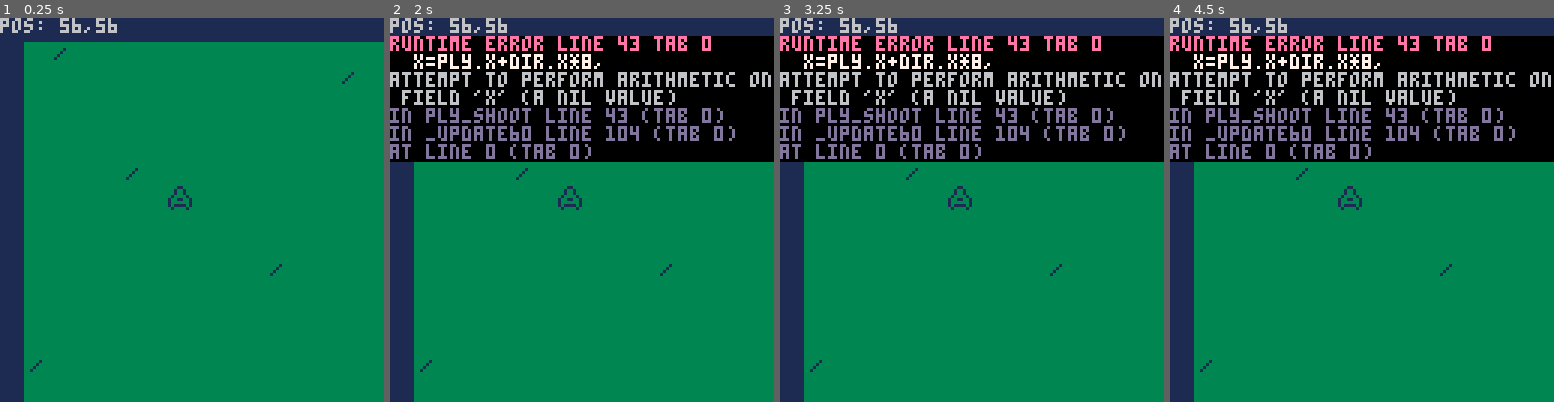
Above: before the commit, frames 1-4 (left to right).
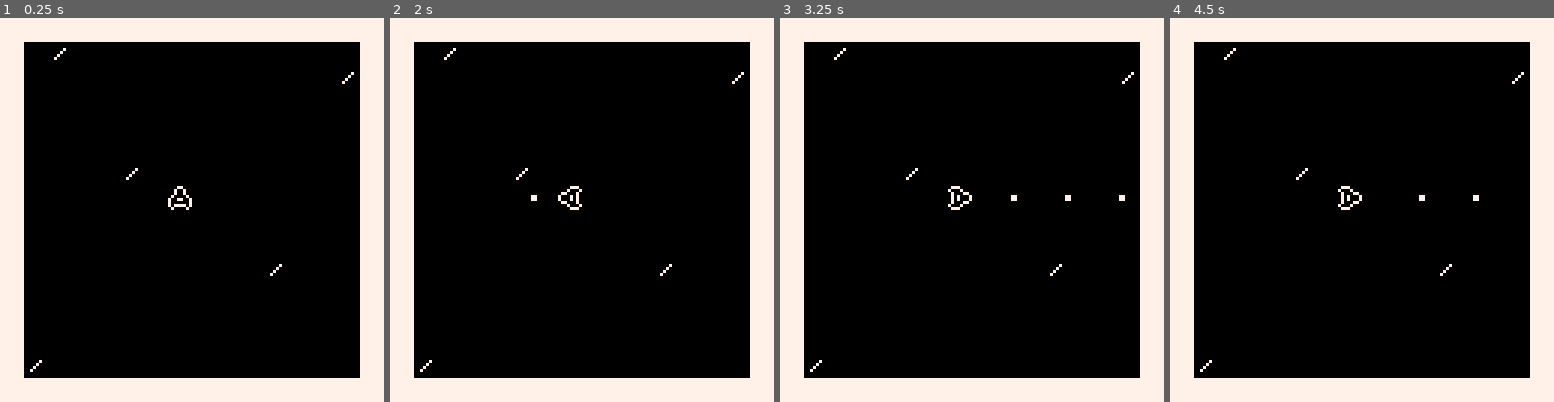
Above: after the commit, the same moments.

Repository: dresseswithpockets/bitjam3
Game: PICO-8 cartridge game.p8
The game is run twice, just before and just after one commit, with the same random seed, the same clock (stepped at 60 frames per second) and the same inputs.
Inputs:
- Up to frame 1 (0.25 s): no input
- Up to frame 2 (2 s): tap O (Z key) at 0.33, 0.7, 1.43 s; tap X (X key) at 1.07 s; hold Left from 1.97 s (still down)
- Up to frame 3 (3.25 s): tap X (X key) every 0.33 s from 2.07 to 3.07 s; tap O (Z key) at 2.22, 3.1 s; release Left at 2.37 s; hold Down 2.42-2.82 s; hold Right from 2.87 s (still down)
- Up to frame 4 (4.5 s): tap X (X key) every 0.33 s from 3.4 to 4.4 s; release Right at 3.53 s; hold Up 3.58-4.08 s; tap O (Z key) at 3.98 s; hold Right from 4.13 s (still down)

The runs differ from the first frame. In frame 1, 100% of the frame differs, in the area x 0-100%, y 0-100%; in frame 2, 79%; in frame 3, 79%; in frame 4, 79%.
Error before the commit: runtime error line 43 tab 0; x=ply.x+dir.x*8,; attempt to perform arithmetic on field 'x' (a nil value)

Commit message:
update palette and fix collision

Diff:
--- a/game.p8
+++ b/game.p8
@@ -43,8 +43,8 @@
 function ply_shoot()
 	dir=ply.shoot_dir
 	bullet={
-		x=ply.x+dir.x*8,
-		y=ply.y+dir.y*8,
+		x=pixel_x(ply)+dir.x*8,
+		y=pixel_y(ply)+dir.y*8,
 		spd={
 			x=dir.x*spd_bullet,
 			y=dir.y*spd_bullet,
@@ -62,8 +62,56 @@
  return ent.cy*8+ent.ry*8
 end
 
+function move_ply()
+ --
+ -- horizontal
+ ply.rx+=ply.dx
+ local cx,cy=room.t.coord(ply.cx+1,ply.cy)
+ if fget(mget(cx,cy),7) and ply.rx>0 then
+  ply.dx=0
+  ply.rx=0
+ end
+ local cx,cy=room.t.coord(ply.cx-1,ply.cy)
+ if fget(mget(cx,cy),7) and ply.rx<0 then
+  ply.dx=0
+  ply.rx=0
+ end
+	while ply.rx>1 do
+	 ply.rx-=1
+	 ply.cx+=1
+	end
+	while ply.rx<0 do
+	 ply.rx+=1
+	 ply.cx-=1
+	end
+
+	--
+	-- vertical
+	ply.ry+=ply.dy
+ local cx,cy=room.t.coord(ply.cx,ply.cy+1)
+	if fget(mget(cx,cy),7) and ply.ry>0 then
+  ply.dy=0
+  ply.ry=0
+ end
+ local cx,cy=room.t.coord(ply.cx,ply.cy-1)
+ if fget(mget(cx,cy),7) and ply.ry<0 then
+  ply.dy=0
+  ply.ry=0
+ end
+	while ply.ry>1 do
+	 ply.ry-=1
+	 ply.cy+=1
+	end
+	while ply.ry<0 do
+	 ply.ry+=1
+	 ply.cy-=1
+	end
+end
+
 function _init()
 	poke(0x5f2d,0x1)
+	palt(6, true)
+	palt(0, false)
 
  local plan=floor_plans[1]
  floor=floor_from_plan(plan)
@@ -116,10 +164,10 @@
 	 -- remove bullets which are
 	 -- beyond the bounds of the
 	 -- play field
- 	if bullet.x<-64 or
- 	 	bullet.x>194 or
- 	 	bullet.y<-64 or
- 	 	bullet.y>194 then
+ 	if bullet.x<-500 or
+ 	 	bullet.x>500 or
+ 	 	bullet.y<-500 or
+ 	 	bullet.y>500 then
  		add(remove_bullets,bullet)
  	end
  end
@@ -139,41 +187,7 @@
 	ply.dy=move_wish.y*use_spd
 
 	-- updating player pos from vel
-	ply.rx+=ply.dx
- if fget(mget(ply.cx+1,ply.cy),7) and ply.rx>1 then
-  ply.dx=0
-  ply.rx=1
- end
- if fget(mget(ply.cx-1,ply.cy),7) and ply.rx<0 then
-  ply.dx=0
-  ply.rx=0
- end
-	while ply.rx>1 do
-	 ply.rx-=1
-	 ply.cx+=1
-	end
-	while ply.rx<0 do
-	 ply.rx+=1
-	 ply.cx-=1
-	end
-
-	ply.ry+=ply.dy
-	if fget(mget(ply.cx,ply.cy+1),7) and ply.ry>1 then
-  ply.dy=0
-  ply.ry=1
- end
- if fget(mget(ply.cx,ply.cy-1),7) and ply.ry<0 then
-  ply.dy=0
-  ply.ry=0
- end
-	while ply.ry>1 do
-	 ply.ry-=1
-	 ply.cy+=1
-	end
-	while ply.ry<0 do
-	 ply.ry+=1
-	 ply.cy-=1
-	end
+	move_ply()
 
 	--room.t.collide(room.t, ply)
 
@@ -204,7 +218,7 @@
 end
 
 function _draw()
-	cls(1)
+	cls(0)
 	camera(scroll_x-64, scroll_y-64)
 
 	room.t.draw()
@@ -223,9 +237,6 @@
 	for _,bullet in ipairs(bullets) do
 		spr(spr_bullet,bullet.x,bullet.y)
 	end
-
-	camera(0,0)
-	print("pos: " .. pixel_x(ply) .. "," .. pixel_y(ply))
 end
 -->8
 -- vectors util
@@ -308,61 +319,12 @@
 
 -->8
 -- room types
-function collide_room_def(t, ent)
- local left=8
- local top=8
- local right=t.w*128-16
- local bottom=t.h*128-16
- if ent.x>right then
-		ent.x=right
-	end
-	if ent.x<left then
-		ent.x=left
-	end
-	if ent.y>bottom then
-		ent.y=bottom
-	end
-	if ent.y<top then
-		ent.y=top
-	end
-end
-
-function collide_room_nw(t,ent)
- if ent.x<112 and ent.y>112 then
-  -- bottom left
- 	-- right collision
- 	if ent.x>112 then
- 	 ent.x=112
- 	end
- 	-- bottom collision
- 	if ent.y>240 then
- 	 ent.y=240
- 	end
-	end
- if ent.x>112 or ent.y>112 then
-  if ent.x>112 and ent.y<112 then
-
-	 elseif ent.y>112 and ent.y<112 then
-		 -- top right
-	 	if ent.y>112 then
-	 	 ent.y=112
-	 	end
-	 end
- end
-
- -- left collision
- if ent.x<8 then
-  ent.x=8
- end
-
- -- top collision
- if ent.y<8 then
-  ent.y=8
- end
-end
-
 function room_square()
  map(0, 0)
+end
+
+function coord_square(x,y)
+ return x,y
 end
 
 function room_long()
@@ -370,8 +332,16 @@
  --map(0, 16, 0, 0, 32, 16)
 end
 
+function coord_long(x,y)
+ return x,y+16
+end
+
 function room_tall()
  map(32, 0, 0, 0, 16, 32)
+end
+
+function coord_tall(x,y)
+ return x+32,y
 end
 
 -- north-east corner l-room
@@ -384,6 +354,14 @@
  map(32, 16, 128, 128, 16, 16)
 end
 
+function coord_corner_ne(x,y)
+ if y<16 then
+  if x<16 then return x,y+16 end
+  return x+32,y+0
+ end
+ return x+16,y+0
+end
+
 -- north-west corner l-room
 function room_corner_nw()
  -- open-left cell
@@ -394,6 +372,17 @@
  map(32, 16, 0, 128, 16, 16)
 end
 
+function coord_corner_nw(x,y)
+ if x<16 then
+  -- nw corner cell
+  if y<16 then return x+16,y end
+  -- open up cell
+  return x+32,y
+ end
+ -- open left
+ return x,y+16
+end
+
 -- south-east corner l-room
 function room_corner_se()
  -- open-right cell
@@ -404,6 +393,17 @@
  map(32, 0, 128, 0, 16, 16)
 end
 
+function coord_corner_se(x,y)
+ if y>16 then
+  -- open-right cell
+  if x<16 then return x,y end
+  -- se corner cell
+  return x+32,y
+ end
+ -- open-down cell
+ return x+16,y
+end
+
 -- south-west corner l-room
 function room_corner_sw()
  -- open-left cell
@@ -414,41 +414,56 @@
  map(32, 0, 0, 0, 16, 16)
 end
 
+-- maps cx,cy to the correct
+-- tile coords, in corner_sw
+-- n.b. necessary w/ compacted
+-- map, for correct mget calls
+function coord_corner_sw(x,y)
+ if x<16 then
+  -- top left (open-down) cell
+  if y<16 then return x+32,y end
+  -- sw corner cell
+  return x+64,y-16
+ end
+ -- bot right (open-left) cell
+ return x,y
+end
+
 room_types={
  square={
  	w=1,h=1,
  	draw=room_square,
- 	collide=collide_room_def,
+  coord=coord_square,
  },
  tall={
  	w=1,h=2,
  	draw=room_tall,
- 	collide=collide_room_def,
+  coord=coord_tall,
  },
  long={
   w=2,h=1,
   draw=room_long,
- 	collide=collide_room_def,
+  coord=coord_long,
  },
  corner_ne={
  	w=2,h=2,
  	draw=room_corner_ne,
- 	collide=collide_room_def,
+  coord=coord_corner_ne,
  },
  corner_se={
   w=2,h=2,
   draw=room_corner_se,
- 	collide=collide_room_def,
+  coord=coord_corner_se,
  },
  corner_nw={
  	w=2,h=2,
  	draw=room_corner_nw,
- 	collide=collide_room_nw,
+  coord=coord_corner_nw,
  },
  corner_sw={
   w=2,h=2,
   draw=room_corner_sw,
- 	collide=collide_room_def,
+  coord=coord_corner_sw,
  }
 }
 
@@ -489,7 +504,7 @@
 --   coords the door links to
 
 fp_1_33={
- t=room_types.corner_nw,
+ t=room_types.square,
  links={}
 }
 
@@ -852,7 +814,7 @@
 1011111111111111111111111111111010111111111111111111111111111111101111111111111111111111111111101111111111111111111111111111111010111111111111111111111111111111000000000000000000000000000000000000000000000000000000000000000000000000000000000000000000000000
 1011111111111111111111111111111010111111111111111111111111111111101111111111111111111111111111101111111111111111111111111111111010111111111111111111111111111111000000000000000000000000000000000000000000000000000000000000000000000000000000000000000000000000
 1012111111111111111111111111111010121111111111111111111111111111101211111111111111111111111111101112111111111111111111111111111010121111111111111111111111111111000000000000000000000000000000000000000000000000000000000000000000000000000000000000000000000000
-1010101010101010101010101010101010111111111111111111111111111111101111111111111111111111111111101111111111111111111111111111111010101010101010101010101010101010000000000000000000000000000000000000000000000000000000000000000000000000000000000000000000000000
+1010101010101010101010101010101010111111111111111111111111111110101111111111111111111111111111101111111111111111111111111111111010101010101010101010101010101010000000000000000000000000000000000000000000000000000000000000000000000000000000000000000000000000
 1010101010101010101010101010101010101010101010101010101010101010101111111111111111111111111111101111111111111111111111111111111000000000000000000000000000000000000000000000000000000000000000000000000000000000000000000000000000000000000000000000000000000000
 1011121111111111111111111111111111111211111111111111111111111110101112111111111111111111111111101111121111111111111111111111111000000000000000000000000000000000000000000000000000000000000000000000000000000000000000000000000000000000000000000000000000000000
 1011111111111111111111111111121111111111111111111111111111111210101111111111111111111111111112101111111111111111111111111111121000000000000000000000000000000000000000000000000000000000000000000000000000000000000000000000000000000000000000000000000000000000
Not shown, changed: 170 lines of the sprite sheet (__gfx__) section of game.p8
